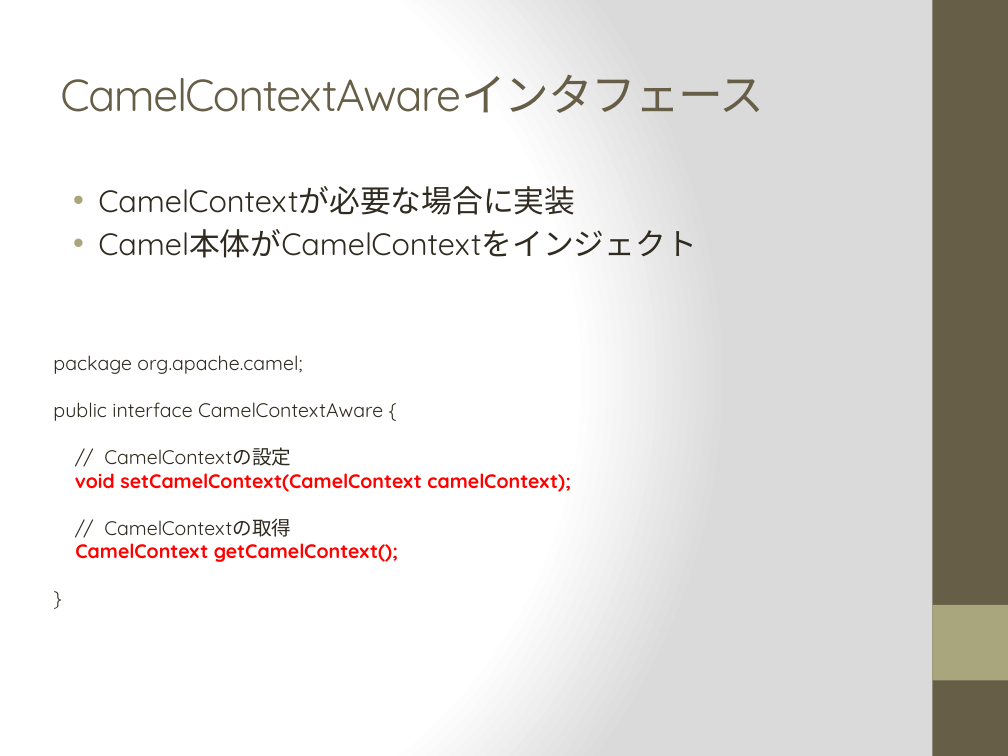
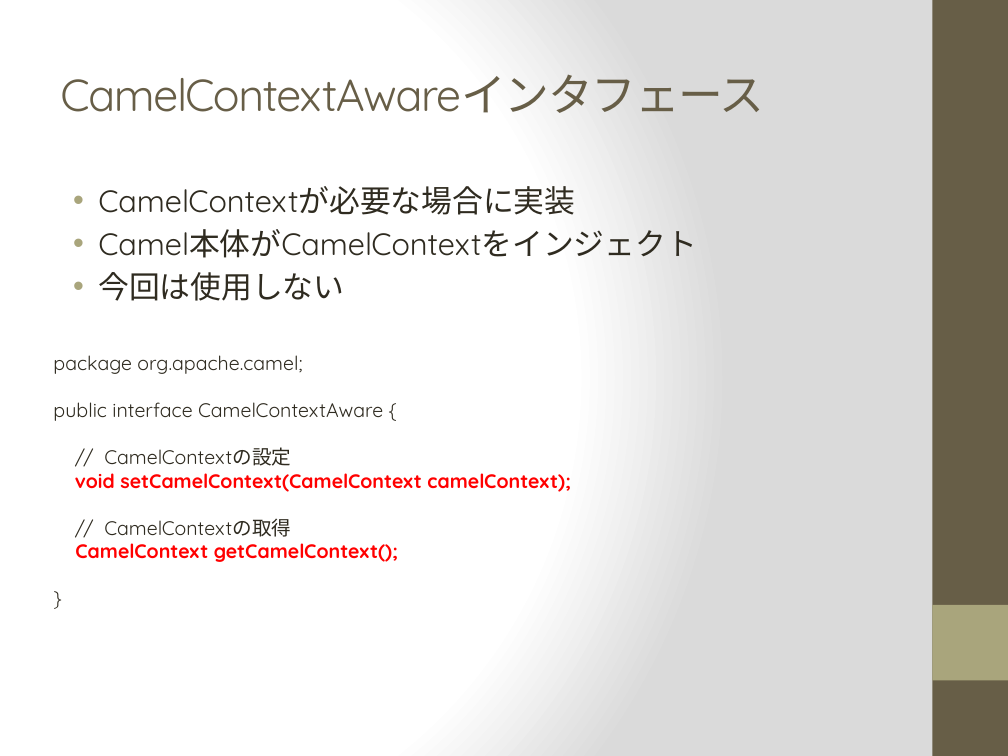
Before and after one commit to 15921050052/camel-xlsbeans, a slide deck: slide 13 of doc/Data Format Component.pptx (slide 8 before the commit). Drawn at 1008x756 pixels with LibreOffice and Linux fonts; fonts in the diff are those of the drawing. Boxes give left, top, right and bottom in pixels: in the first picture for what was removed or moved away, otherwise in the second. Text is boxed around its words. In the diff, an @@ line names an element or a change of style, - is before the commit and + after.

```diff
--- a/doc/Data Format Component.pptx
+++ b/doc/Data Format Component.pptx
@@ text at (x1=98, y1=272, x2=344, y2=301): paragraph added @@
+• 今回は使用しない
```
Also in this commit, not shown: 3 other slides changed.
